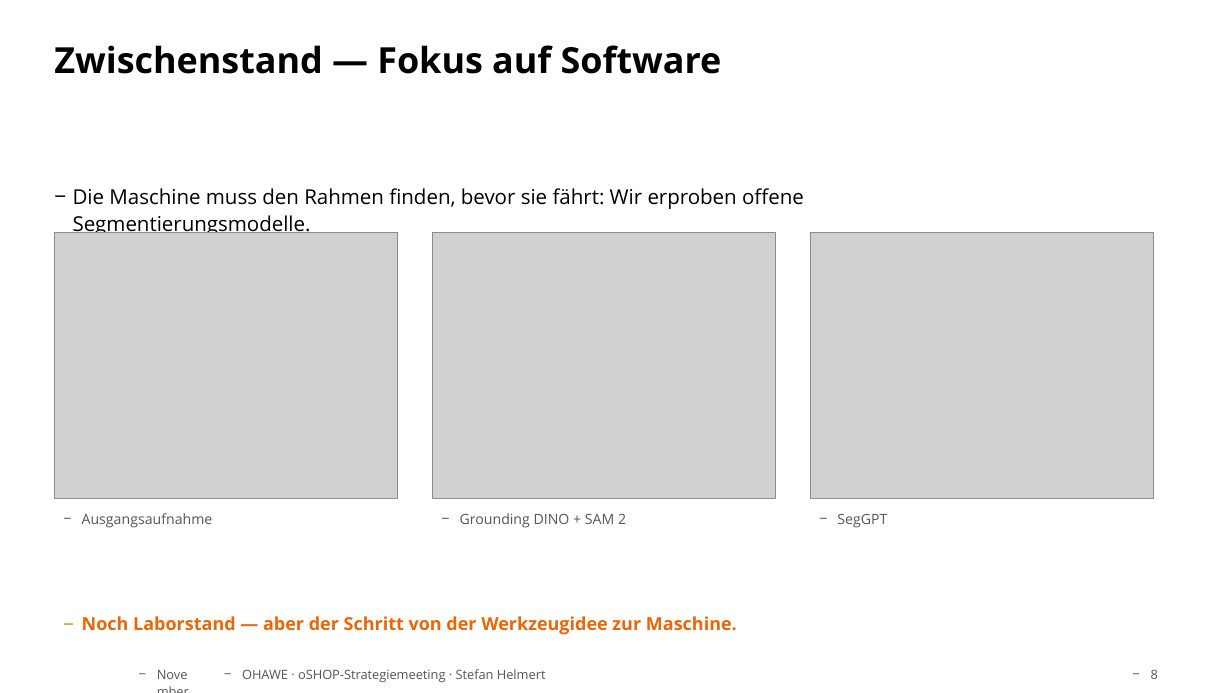
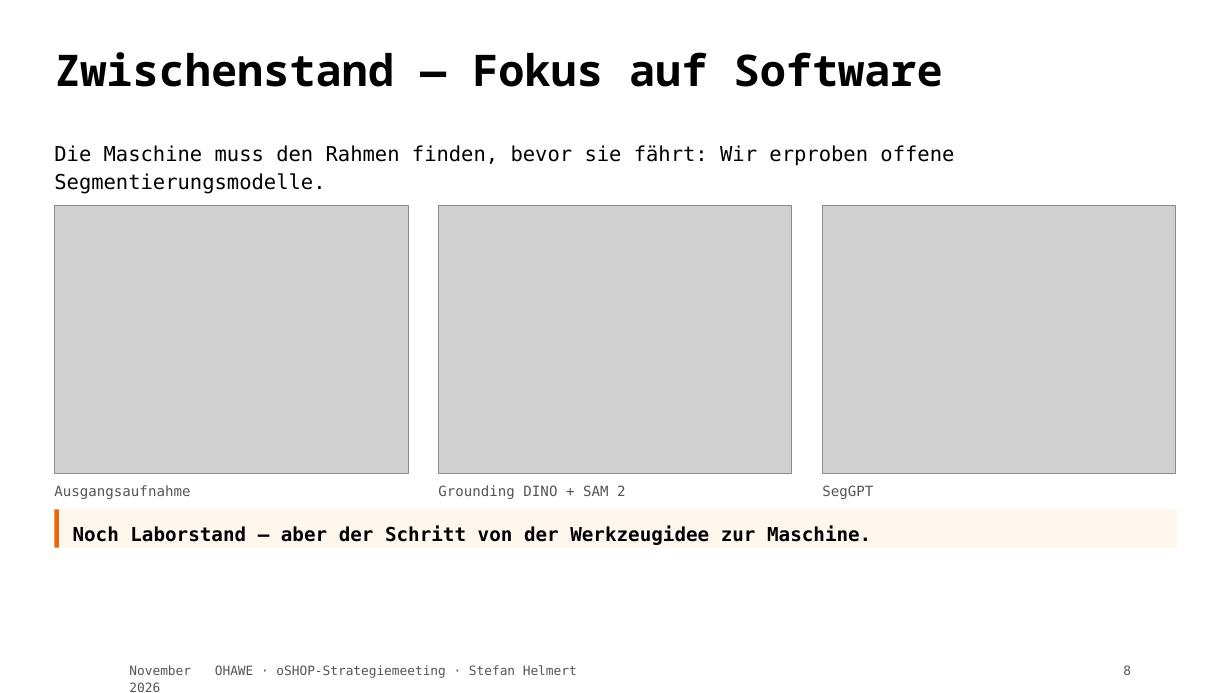
Before and after one commit to TheTesla/slides-oshop-strategieemeeting-ohawe, a slide deck: slide 8 of ohawe-strategie.pptx. Drawn at 1232x693 pixels with LibreOffice and Linux fonts; fonts in the diff are those of the drawing; grey boxes stand for pictures; background and template pictures are left out. Boxes give left, top, right and bottom in pixels: in the first picture for what was removed or moved away, otherwise in the second. Text is boxed around its words. In the diff, an @@ line names an element or a change of style, - is before the commit and + after.

```diff
--- a/ohawe-strategie.pptx
+++ b/ohawe-strategie.pptx
@@ text "Zwischenstand — Fokus auf Software" at [54,52,943,87]: size 28 to 34 pt, font Open Sans to Noto Sans Mono; line spacing 1 to 1.1; more space between paragraphs @@
@@ font Open Sans to DejaVu Sans Mono; bullet − to none; less space between paragraphs in 7 elements at [54,485,190,499], [438,485,625,499], [822,485,873,499], [129,665,191,692], [1123,665,1131,675], [215,665,577,678], [54,145,954,194] @@
@@ text "Die Maschine muss den Rahmen ...": place and size @@
-text "Die Maschine muss den Rahmen ..." at [73,188,804,238]
+text "Die Maschine muss den Rahmen ..." at [54,145,954,194]
@@ picture: place and size @@
-picture at [55,233,398,499]
+picture at [55,206,409,474]
@@ picture: place and size @@
-picture at [433,233,776,499]
+picture at [438,206,792,474]
@@ picture: place and size @@
-picture at [811,233,1154,499]
+picture at [823,206,1177,474]
@@ text "Ausgangsaufnahme": place and size @@
-text "Ausgangsaufnahme" at [82,513,213,528]
+text "Ausgangsaufnahme" at [54,485,190,499]
@@ rectangle added at [55,509,1178,548], fill #FFF6EE @@
@@ rectangle added at [55,509,59,548], fill #EC6608 @@
@@ text "Grounding DINO + SAM 2": place and size @@
-text "Grounding DINO + SAM 2" at [460,513,626,528]
+text "Grounding DINO + SAM 2" at [438,485,625,499]
@@ text "SegGPT": place and size @@
-text "SegGPT" at [837,514,887,528]
+text "SegGPT" at [822,485,873,499]
@@ text "Noch Laborstand — aber der ...": place and size @@
-text "Noch Laborstand — aber der ..." at [82,616,737,635]
+text "Noch Laborstand — aber der ..." at [73,526,871,545]
@@ text "Noch Laborstand — aber der ..." at [73,526,871,545]: size 14 to 15 pt, font Open Sans to DejaVu Sans Mono, text colour #EC6608 to #000000; bullet − to none; less space between paragraphs @@
```
Also in this commit, not shown: 10 other slides changed, 4 other files.
